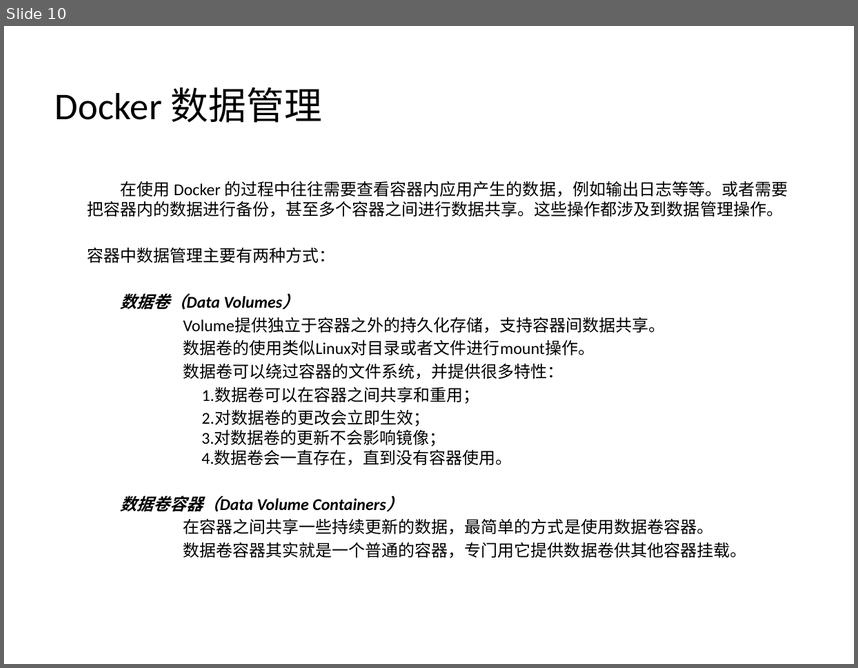
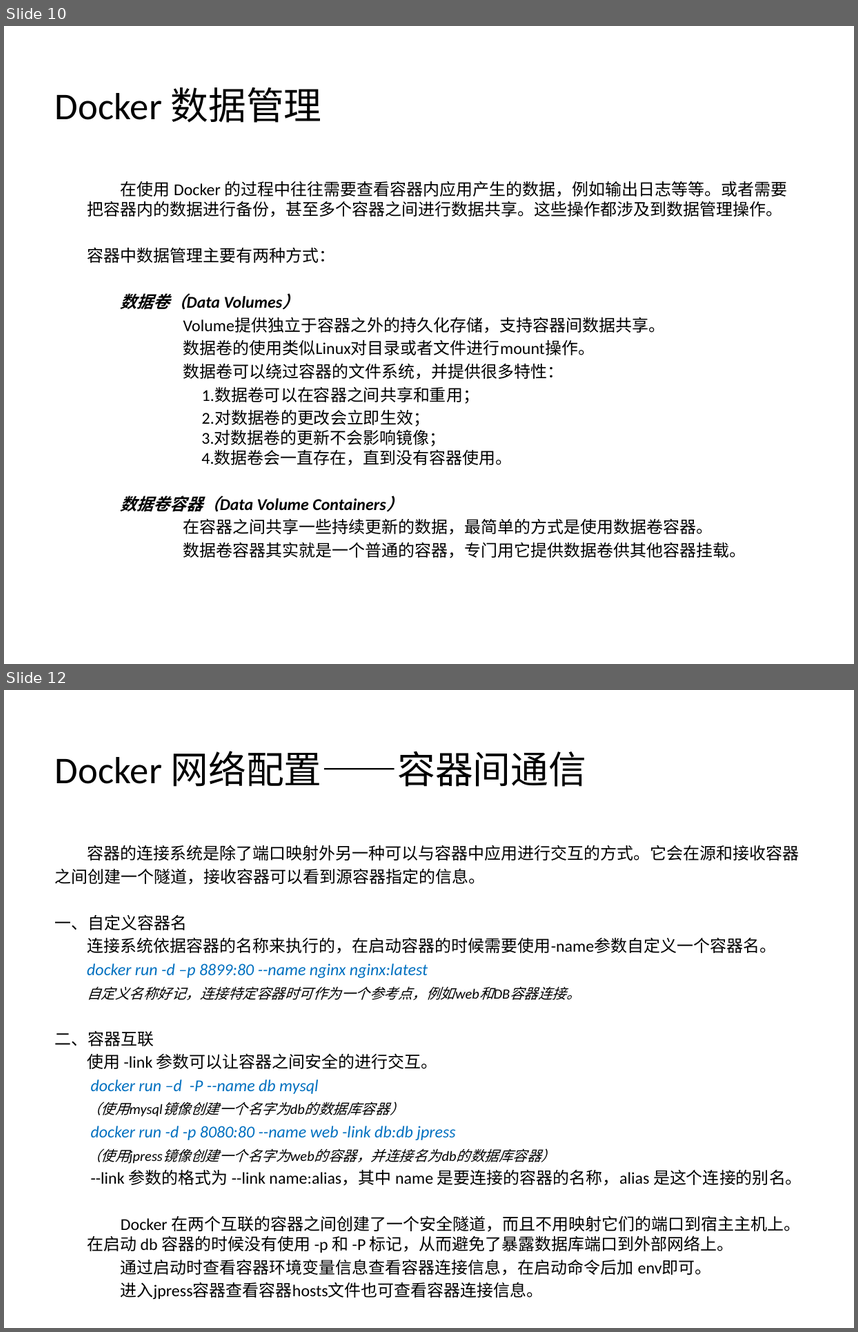
Before and after one commit to Yommmm/DesignPatterns, a slide deck: Docker基础与简单应用.pptx. Shown one above the other, each under a label of ours: slide 10 before the commit, slides 10 and 12 after it; the slides between them are not shown. The pictures are 858x668 and 858x1332 pixels, drawn with LibreOffice and Linux fonts; fonts in the diff are those of the drawing. Boxes give left, top, right and bottom in pixels: in the first picture for what was removed or moved away, otherwise in the second. Text is boxed around its words. In the diff, an @@ line names an element or a change of style, - is before the commit and + after.

```diff
--- a/Docker基础与简单应用.pptx
+++ b/Docker基础与简单应用.pptx
@@ slide 12 added at (4,690,854,1328), background #FFFFFF @@
@@ title added at (55,751,587,787), 32 pt, text #000000 @@
+Docker 网络配置——容器间通信
@@ text added at (55,845,802,1299), 14 pt, text #000000 @@
+容器的连接系统是除了端口映射外另一种可以与容器中应用进行交互的方式。它会在源和接收容器
+之间创建一个隧道，接收容器可以看到源容器指定的信息。
+一、自定义容器名
+连接系统依据容器的名称来执行的，在启动容器的时候需要使用-name参数自定义一个容器名。
+docker run -d –p 8899:80 --name nginx nginx:latest
+自定义名称好记，连接特定容器时可作为一个参考点，例如web和DB容器连接。
+二、容器互联
+使用 -link 参数可以让容器之间安全的进行交互。
+docker run –d -P --name db mysql
+（使用mysql镜像创建一个名字为db的数据库容器）
+docker run -d -p 8080:80 --name web -link db:db jpress
+（使用jpress镜像创建一个名字为web的容器，并连接名为db的数据库容器）
+--link 参数的格式为 --link name:alias，其中 name 是要连接的容器的名称，alias 是这个连接的别名。
+Docker 在两个互联的容器之间创建了一个安全隧道，而且不用映射它们的端口到宿主主机上。在启动 db 容器的时候没有使用 -p 和 -P 标记，从而避免了暴露数据库端口到外部网络上。
+通过启动时查看容器环境变量信息查看容器连接信息，在启动命令后加 env即可。
+进入jpress容器查看容器hosts文件也可查看容器连接信息。
```
Also in this commit, not shown: 5 slides changed, 4 slides removed.
